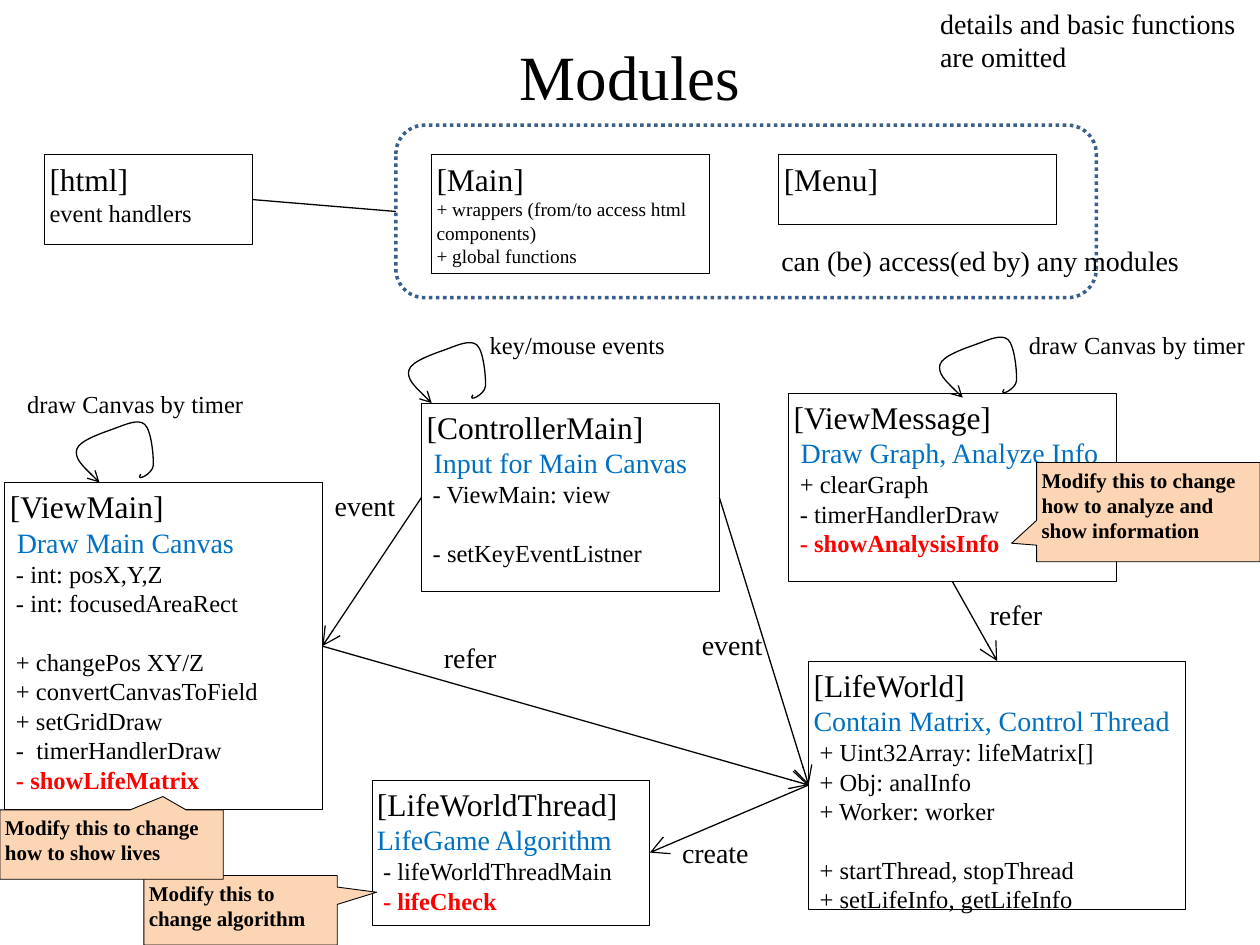
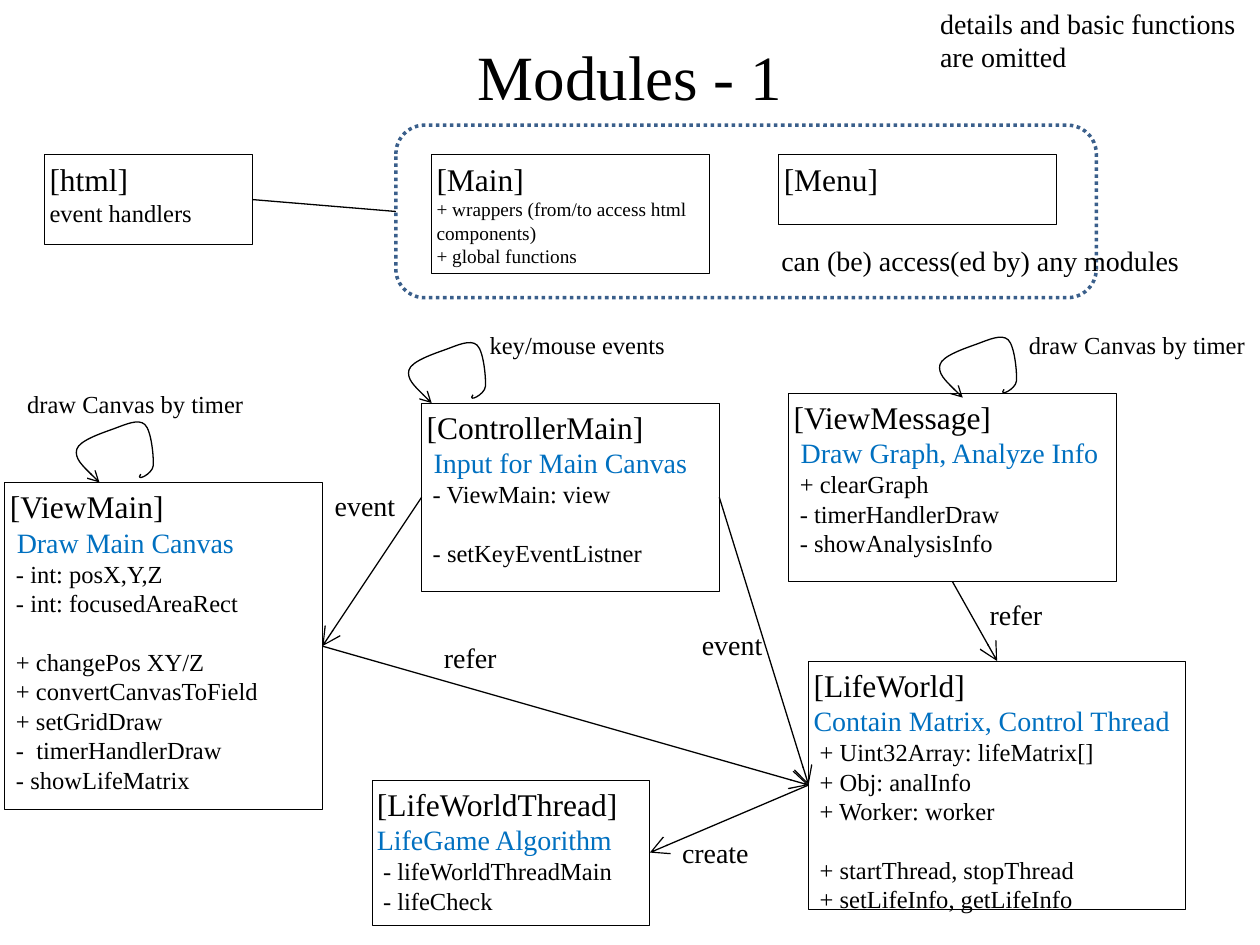
Before and after one commit to iwatake2222/LifeGame, a slide deck: slide 10 of LifeGameDesignDocument.pptx (slide 7 before the commit). Drawn at 1260x945 pixels with LibreOffice and Linux fonts; fonts in the diff are those of the drawing. Boxes give left, top, right and bottom in pixels: in the first picture for what was removed or moved away, otherwise in the second. Text is boxed around its words. In the diff, an @@ line names an element or a change of style, - is before the commit and + after.

Commit message:
version 1.1.0  - switchable algorithms and information structure  - implemented cooperative vs exclusive

```diff
--- a/LifeGameDesignDocument.pptx
+++ b/LifeGameDesignDocument.pptx
@@ text at (x1=478, y1=56, x2=783, y2=101): text changed @@
-Modules
+Modules - 1
@@ speech box removed at (x1=1037, y1=462, x2=1260, y2=562) @@
-Modify this to change how to analyze and show information
@@ text in rectangle at (x1=814, y1=534, x2=993, y2=558): text colour #FF0000 to #000000, bold off in "- showAnalysisInfo" @@
@@ text in rectangle at (x1=30, y1=771, x2=189, y2=790): text colour #FF0000 to #000000, bold off in "- showLifeMatrix" @@
@@ speech box removed at (x1=0, y1=810, x2=223, y2=879) @@
-Modify this to change how to show lives
@@ speech box removed at (x1=144, y1=876, x2=338, y2=945) @@
-Modify this to change algorithm
@@ text in rectangle at (x1=397, y1=892, x2=492, y2=911): text colour #FF0000 to #000000, bold off in "- lifeCheck" @@
```
Also in this commit, not shown: 6 other slides changed, 5 slides added, 19 other files.
